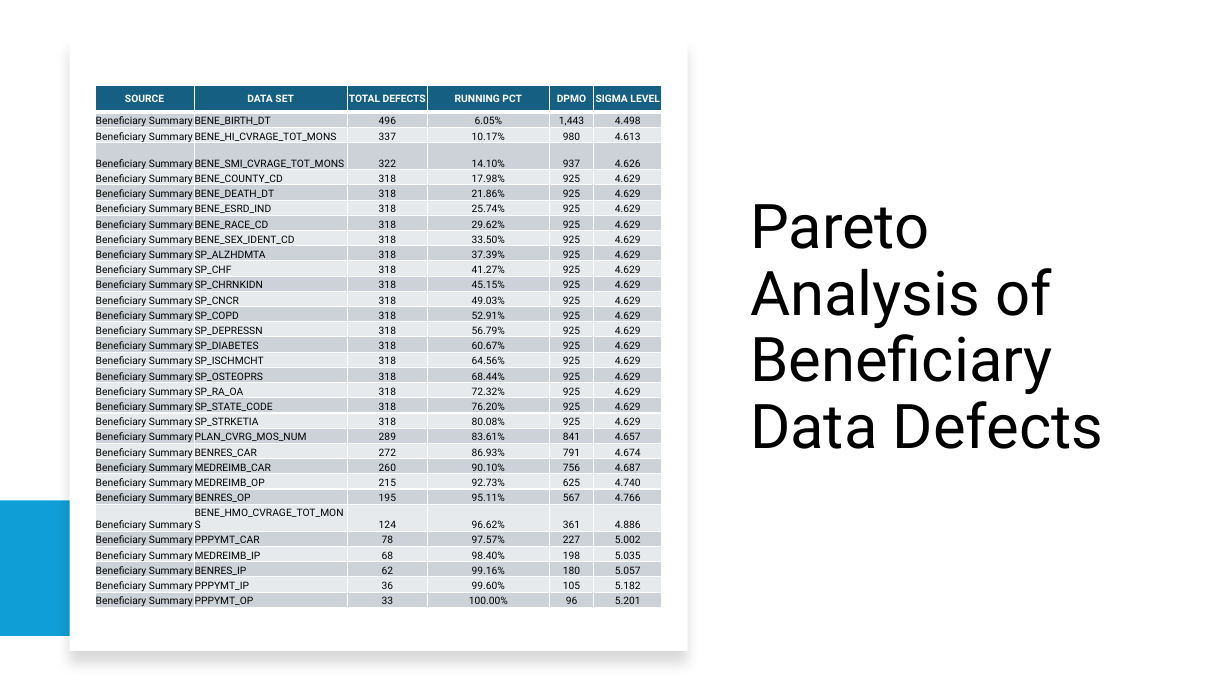
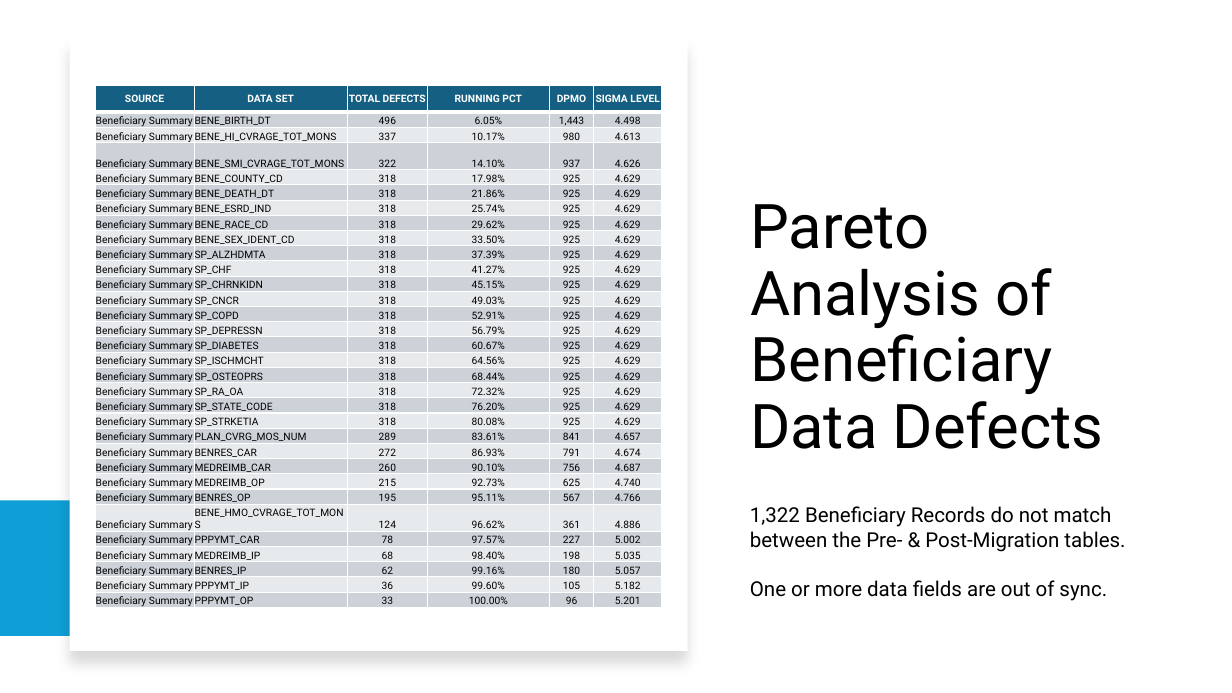
Before and after one commit to BensonJT/data_eng_exercise, a slide deck: slide 7 of Data Migration Analysis.pptx. Drawn at 1232x693 pixels with LibreOffice and Linux fonts; fonts in the diff are those of the drawing. Boxes give left, top, right and bottom in pixels: in the first picture for what was removed or moved away, otherwise in the second. Text is boxed around its words. In the diff, an @@ line names an element or a change of style, - is before the commit and + after.

```diff
--- a/Data Migration Analysis.pptx
+++ b/Data Migration Analysis.pptx
@@ text added at (x1=750, y1=506, x2=1125, y2=601), 16 pt, text #000000 @@
+1,322 Beneficiary Records do not match between the Pre- & Post-Migration tables.
+One or more data fields are out of sync.
```
Also in this commit, not shown: 1 slide added, 4 other files.
